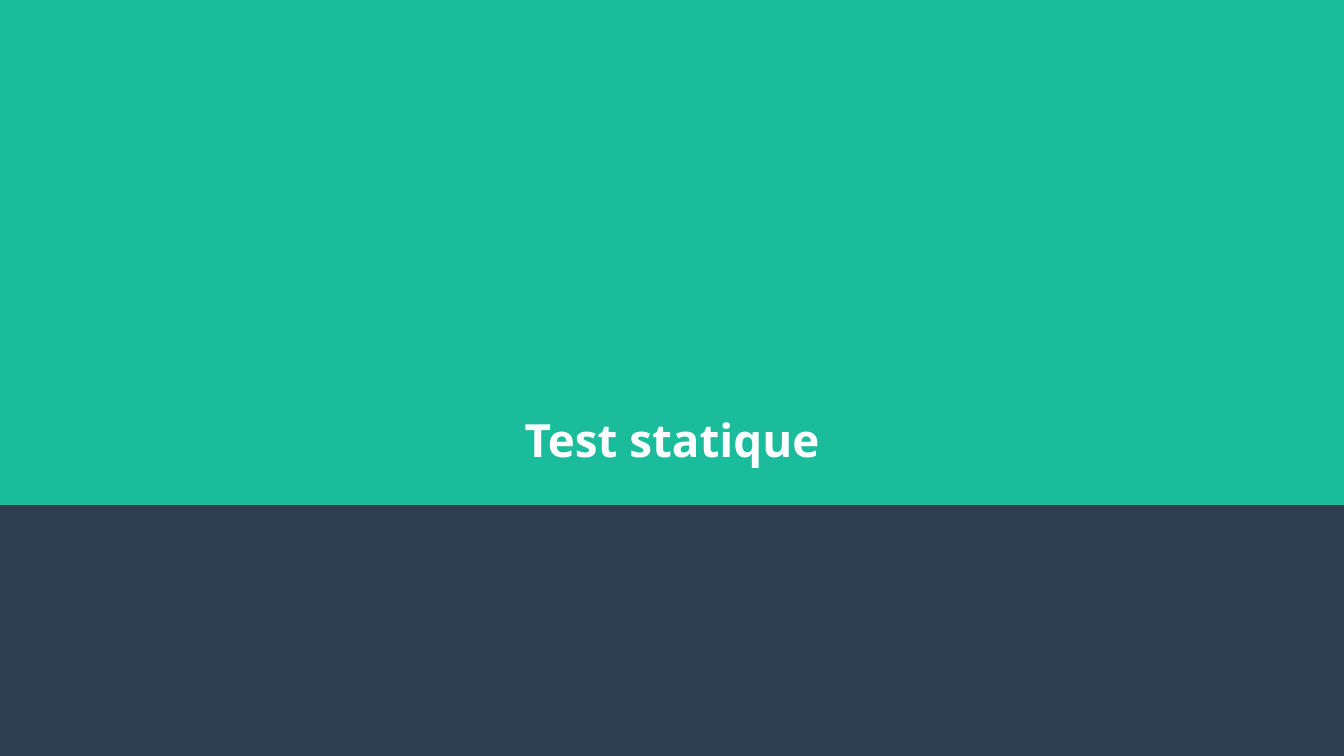
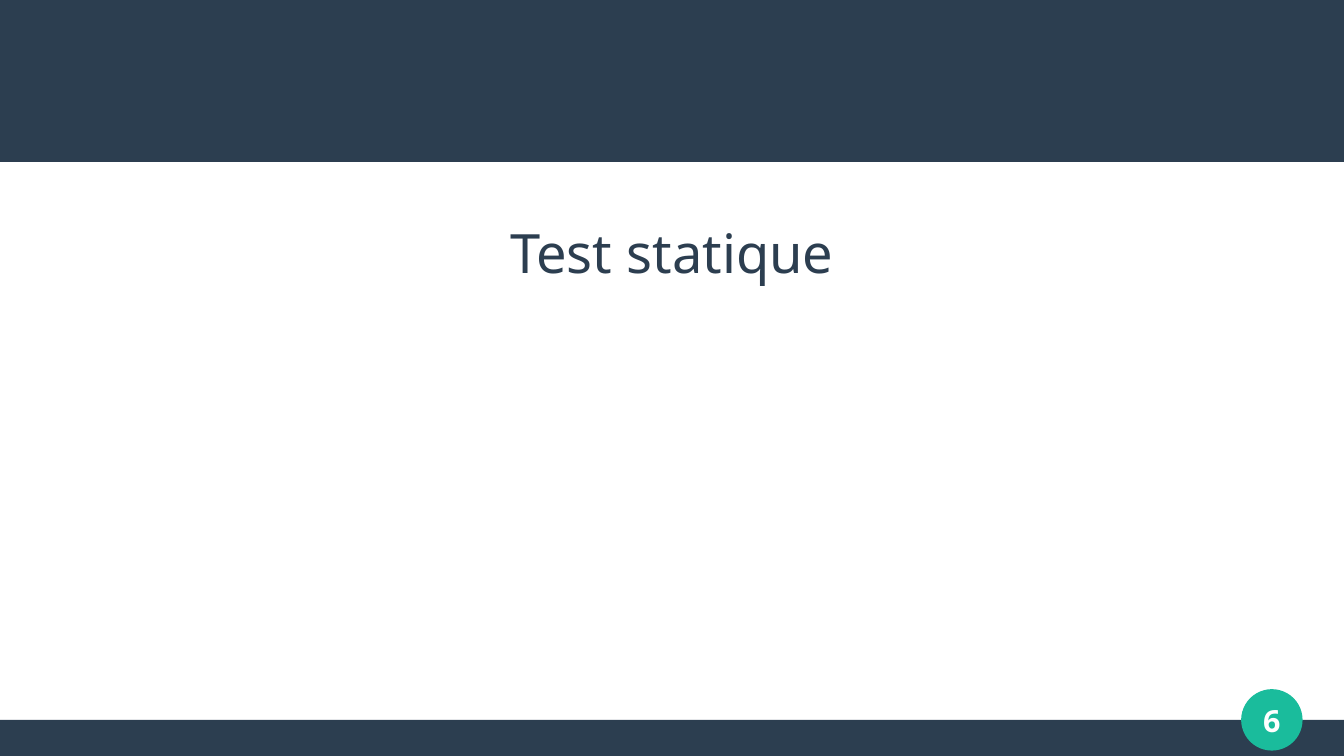
Before and after one commit to umontreal-diro/IFT3913, a slide deck: slide 6 of presentations/Semaine7/ClaudericDeRoy/presentation.odp (slide 1 before the commit). Drawn at 1344x756 pixels with LibreOffice and Linux fonts; fonts in the diff are those of the drawing. Boxes give left, top, right and bottom in pixels: in the first picture for what was removed or moved away, otherwise in the second. Text is boxed around its words. In the diff, an @@ line names an element or a change of style, - is before the commit and + after.

```diff
--- a/presentations/Semaine7/ClaudericDeRoy/presentation.odp
+++ b/presentations/Semaine7/ClaudericDeRoy/presentation.odp
@@ rectangle resized from (x1=0, y1=0, x2=1344, y2=756) to (x1=0, y1=0, x2=1344, y2=162) @@
@@ rectangle removed at (x1=0, y1=0, x2=1344, y2=504) @@
@@ subtitle "Test statique" moved from (x1=525, y1=422, x2=819, y2=468) to (x1=510, y1=233, x2=834, y2=286) @@
@@ subtitle "Test statique" at (x1=510, y1=233, x2=834, y2=286): size 27 to 32 pt, text colour #FFFFFF to #2C3E50, bold off; line spacing 1.5 to 1 @@
@@ ellipse added at (x1=1243, y1=690, x2=1303, y2=750), fill #1ABC9C, outline #1ABC9C 0.85 pt @@
@@ page number added at (x1=1263, y1=710, x2=1280, y2=733), 18 pt, text #FFFFFF, bold @@
+6
@@ rectangle added at (x1=0, y1=721, x2=1344, y2=756), fill #2C3E50 @@
```
Also in this commit, not shown: 8 other slides changed, 7 slides added, 2 slides removed, 8 other files.
